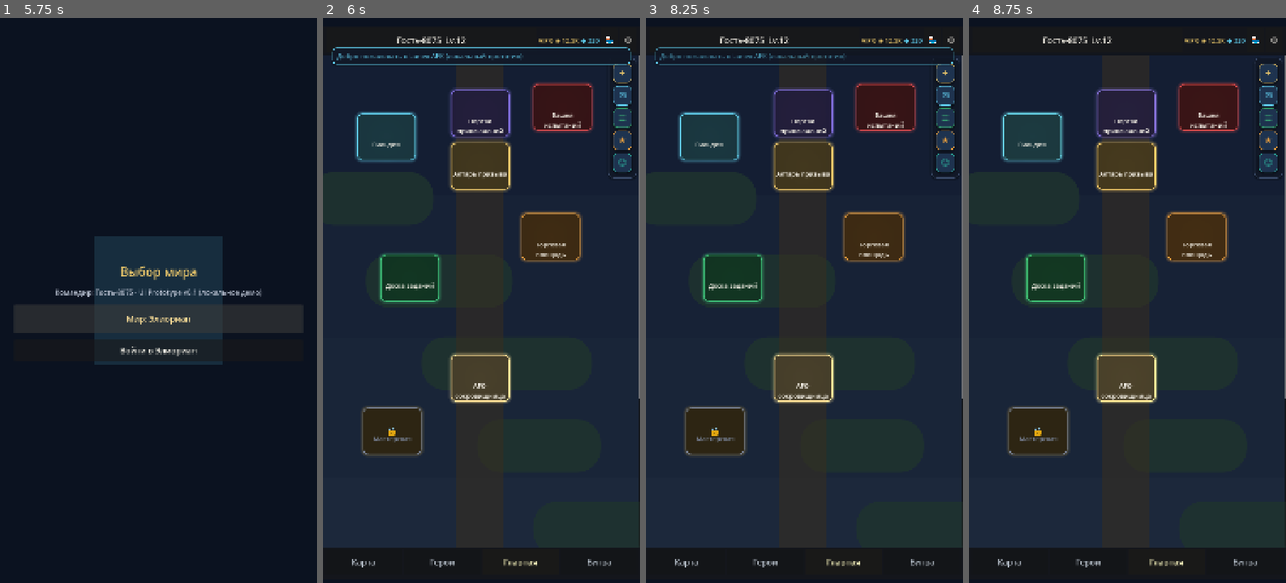
Above: before the commit, frames 1-4 (left to right).
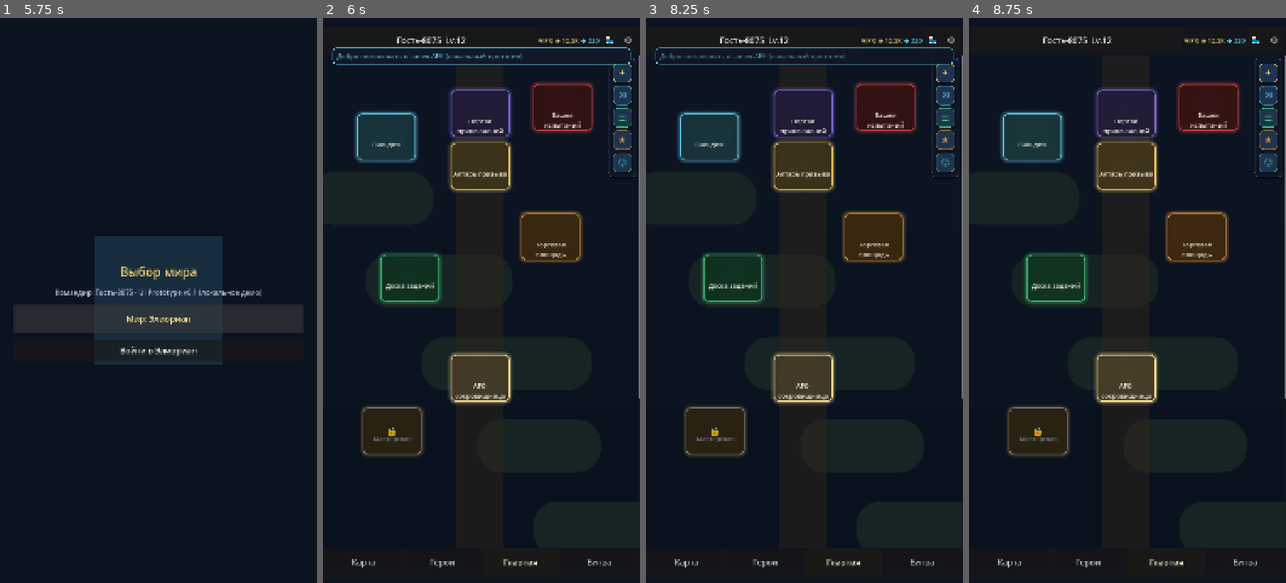
Above: after the commit, the same moments.

Repository: maillunex-lang/number5
Game: Godot game, scene res://scenes/bootstrap/splash.tscn
Same seed, same stepped clock (60 frames per second), same inputs: the game is played once before the commit and once after it.
Inputs (mouse positions are in pixels of both pictures, inside the frame that each line leads up to):
- Up to frame 1 (5.75 s): tap Enter at 0.5 s; move the mouse to (228, 272) at 0.52 s; click (228, 272) at 0.67 s; move the mouse to (95, 328) at 1.27 s; click (95, 328) at 1.42 s; move the mouse to (190, 176) at 2.02 s; click (190, 176) at 2.17 s; click (158, 57) at 2.77 s; type "12" at 2.85 s; click (158, 80) at 3 s; type "12" at 3.08 s; click "Войти (локальное демо)" at 3.5 s; click "Гостевой вход" at 4.25 s; click "Мир: Элиориан" at 5 s
- Up to frame 2 (6 s): click "Войти в Элиориан" at 5.75 s
- Up to frame 3 (8.25 s): click "Гость-8075 Lv.12" at 6.5 s; click "🏪" at 7.25 s; click "⚙" at 8 s
- Up to frame 4 (8.75 s): no input

Frame 1 is identical in both runs. In frame 2, 14% of the frame differs, in the area x 0-100%, y 8-94%; in frame 3, 14%; in frame 4, 14%.

Commit message:
feat(admin-studio): Visual Editor 2.0 hub phone preview
Add Godot-like 9:16 phone frame for hub editing: drag/resize
buildings, side-rail buttons, background gradients, ambient/glow/
vignette. Extend hub.json look + side_rail_layout; Godot hub reads them.

Co-authored-by: maillunex-lang <maillunex-lang@users.noreply.github.com>

Diff:
--- a/content/packages/0.1.0/hub.json
+++ b/content/packages/0.1.0/hub.json
@@ -3,7 +3,26 @@
   "parallax": {
     "far_bands": 4,
     "mid_hills": 6,
-    "path_width": 160
+    "path_width": 160,
+    "far_factor": 0.35,
+    "mid_factor": 0.18
+  },
+  "look": {
+    "sky_top": "#101a2c",
+    "sky_mid": "#132038",
+    "sky_bottom": "#0b1220",
+    "mid_color": "#1f332e",
+    "path_color": "#382e1f8c",
+    "ambient": 0.92,
+    "glow": 0.45,
+    "vignette": 0.28,
+    "show_shell": true
+  },
+  "side_rail_layout": {
+    "offset_right": 12,
+    "offset_top": 12,
+    "button_size": 64,
+    "gap": 10
   },
   "buildings": [
     {
@@ -97,10 +116,10 @@
     }
   ],
   "side_rail": [
-    { "id": "events", "icon": "✦", "tip": "События", "route": "HUB-04", "color": "#E8C56A" },
-    { "id": "mail", "icon": "✉", "tip": "Почта", "route": "SOCIAL-04", "color": "#5EC8E8" },
-    { "id": "quests", "icon": "☰", "tip": "Задания", "route": "HUB-03", "color": "#3DBE7A" },
-    { "id": "rewards", "icon": "★", "tip": "Награды", "route": "GLOBAL-01", "color": "#E09A3E" },
-    { "id": "social", "icon": "☺", "tip": "Соц.", "route": "SOCIAL-01", "color": "#2A9B8F" }
+    { "id": "events", "icon": "✦", "tip": "События", "route": "HUB-04", "color": "#E8C56A", "size": 64 },
+    { "id": "mail", "icon": "✉", "tip": "Почта", "route": "SOCIAL-04", "color": "#5EC8E8", "size": 64 },
+    { "id": "quests", "icon": "☰", "tip": "Задания", "route": "HUB-03", "color": "#3DBE7A", "size": 64 },
+    { "id": "rewards", "icon": "★", "tip": "Награды", "route": "GLOBAL-01", "color": "#E09A3E", "size": 64 },
+    { "id": "social", "icon": "☺", "tip": "Соц.", "route": "SOCIAL-01", "color": "#2A9B8F", "size": 64 }
   ]
 }
--- a/scenes/hub/hub_root.gd
+++ b/scenes/hub/hub_root.gd
@@ -1,5 +1,5 @@
 extends Control
-## Живой вертикальный 2.5D-хаб. HUB-CAMERA-001 D / HUB-BUILD-001 C
+## Живой вертикальный 2.5D-хаб. Данные и атмосфера — из контент-пакета.
 
 @onready var _scroll: ScrollContainer = $Scroll
 @onready var _world: Control = $Scroll/World
@@ -9,18 +9,24 @@
 @onready var _buildings: Control = $Scroll/World/Buildings
 @onready var _fx: Control = $Scroll/World/FX
 @onready var _side_rail: VBoxContainer = $SideRail/Col
+@onready var _side_rail_panel: PanelContainer = $SideRail
 
 const WORLD_H := 2400.0
 const WORLD_W := 1080.0
 
 var _building_defs: Array[Dictionary] = []
 var _pulse_nodes: Array[Control] = []
+var _look: Dictionary = {}
+var _parallax: Dictionary = {}
+var _rail_layout: Dictionary = {}
+var _vignette: ColorRect
 
 func _ready() -> void:
 	_load_layout_from_package()
 	_build_parallax()
 	_build_buildings()
 	_build_quick()
+	_apply_look_modulate()
 	_scroll.scroll_vertical = int(UIStateManager.hub_scroll_y)
 	_scroll.gui_input.connect(_on_scroll_input)
 	await get_tree().process_frame
@@ -35,9 +41,13 @@
 	var ww := float(world.get("width", WORLD_W))
 	var wh := float(world.get("height", WORLD_H))
 	_world.custom_minimum_size = Vector2(ww, wh)
+	_look = ContentPackageLoader.hub.get("look", {})
+	_parallax = ContentPackageLoader.hub.get("parallax", {})
+	_rail_layout = ContentPackageLoader.hub.get("side_rail_layout", {})
 	_building_defs.clear()
 	for raw in ContentPackageLoader.get_hub_buildings():
 		var b: Dictionary = raw
+		var size: Dictionary = b.get("size", {"w": 200, "h": 160})
 		_building_defs.append({
 			"id": str(b.get("id", "")),
 			"name": str(b.get("name", "")),
@@ -48,14 +58,18 @@
 			"req": str(b.get("req", "")),
 			"color": Color(str(b.get("color", "#E8C56A"))),
 			"payload": b.get("payload", {}),
+			"w": float(size.get("w", 200)),
+			"h": float(size.get("h", 160)),
 		})
 
 func _on_content_reloaded() -> void:
 	_load_layout_from_package()
 	_clear(_buildings)
 	_clear(_fx)
+	_build_parallax()
 	_build_buildings()
 	_build_quick()
+	_apply_look_modulate()
 	_start_ambient()
 
 func _notification(what: int) -> void:
@@ -68,51 +82,82 @@
 	UIStateManager.hub_scroll_y = float(_scroll.scroll_vertical)
 	if ThemeManager.parallax_enabled:
 		var y := float(_scroll.scroll_vertical)
-		_far.position.y = y * 0.35
-		_mid.position.y = y * 0.18
+		var far_f := float(_parallax.get("far_factor", 0.35))
+		var mid_f := float(_parallax.get("mid_factor", 0.18))
+		_far.position.y = y * far_f
+		_mid.position.y = y * mid_f
 
 func _on_scroll_input(_ev: InputEvent) -> void:
 	pass
+
+func _apply_look_modulate() -> void:
+	var ambient := float(_look.get("ambient", 0.92))
+	_world.modulate = Color(ambient, ambient, ambient, 1.0)
 
 func _build_parallax() -> void:
 	_clear(_far)
 	_clear(_mid)
 	_clear(_near)
-	# Far sky bands
-	for i in 4:
+	if _vignette and is_instance_valid(_vignette):
+		_vignette.queue_free()
+		_vignette = null
+	var ww := _world.custom_minimum_size.x
+	var wh := _world.custom_minimum_size.y
+	var sky_top := Color(str(_look.get("sky_top", "#101a2c")))
+	var sky_mid := Color(str(_look.get("sky_mid", "#132038")))
+	var sky_bottom := Color(str(_look.get("sky_bottom", "#0b1220")))
+	var mid_color := Color(str(_look.get("mid_color", "#1f332e")))
+	var path_color := Color(str(_look.get("path_color", "#382e1f8c")))
+	var bands := int(_parallax.get("far_bands", 4))
+	var hills := int(_parallax.get("mid_hills", 6))
+	var path_w := float(_parallax.get("path_width", 160))
+
+	# Base sky gradient as stacked bands
+	for i in maxi(bands, 1):
 		var band := ColorRect.new()
-		band.size = Vector2(WORLD_W, 500)
-		band.position = Vector2(0, i * 480)
-		var t := i / 4.0
-		band.color = Color(0.08 + t * 0.04, 0.12 + t * 0.05, 0.2 + t * 0.04, 1)
+		band.size = Vector2(ww, wh / float(maxi(bands, 1)) + 40.0)
+		band.position = Vector2(0, i * (wh / float(maxi(bands, 1))))
+		var t := float(i) / float(maxi(bands - 1, 1))
+		band.color = sky_top.lerp(sky_mid, clamp(t * 1.2, 0.0, 1.0)).lerp(sky_bottom, clamp(t, 0.0, 1.0))
 		band.mouse_filter = Control.MOUSE_FILTER_IGNORE
 		_far.add_child(band)
-	# Mid hills
-	for i in 6:
+
+	for i in hills:
 		var hill := Panel.new()
 		hill.size = Vector2(420 + (i % 3) * 80, 180)
 		hill.position = Vector2((i * 190) % 900 - 40, 400 + i * 280)
 		var st := StyleBoxFlat.new()
-		st.bg_color = Color(0.12, 0.2, 0.18, 0.85)
+		st.bg_color = Color(mid_color.r, mid_color.g, mid_color.b, 0.85)
 		st.set_corner_radius_all(80)
 		hill.add_theme_stylebox_override("panel", st)
 		hill.mouse_filter = Control.MOUSE_FILTER_IGNORE
 		_mid.add_child(hill)
-	# Near ground path
+
 	var path := ColorRect.new()
-	path.size = Vector2(160, WORLD_H)
-	path.position = Vector2(WORLD_W * 0.5 - 80, 0)
-	path.color = Color(0.22, 0.18, 0.12, 0.55)
+	path.size = Vector2(path_w, wh)
+	path.position = Vector2(ww * 0.5 - path_w * 0.5, 0)
+	path.color = path_color
 	path.mouse_filter = Control.MOUSE_FILTER_IGNORE
 	_near.add_child(path)
+
+	var vig_a := float(_look.get("vignette", 0.28))
+	if vig_a > 0.01:
+		_vignette = ColorRect.new()
+		_vignette.set_anchors_and_offsets_preset(Control.PRESET_FULL_RECT)
+		_vignette.color = Color(0, 0, 0, vig_a * 0.55)
+		_vignette.mouse_filter = Control.MOUSE_FILTER_IGNORE
+		_fx.add_child(_vignette)
 
 func _build_buildings() -> void:
 	_clear(_buildings)
 	_pulse_nodes.clear()
+	var glow_str := float(_look.get("glow", 0.45))
 	for def in _building_defs:
+		var bw: float = def.w
+		var bh: float = def.h
 		var btn := Button.new()
-		btn.custom_minimum_size = Vector2(200, 160)
-		btn.position = Vector2(float(def.x) - 100, float(def.y) - 80)
+		btn.custom_minimum_size = Vector2(bw, bh)
+		btn.position = Vector2(float(def.x) - bw * 0.5, float(def.y) - bh * 0.5)
 		btn.text = ""
 		btn.flat = true
 		btn.focus_mode = Control.FOCUS_NONE
@@ -125,8 +170,8 @@
 		st.border_color = c if not def.locked else LunexColors.TEXT_MUTED
 		st.set_border_width_all(3)
 		st.set_corner_radius_all(18)
-		st.shadow_color = Color(c.r, c.g, c.b, 0.35)
-		st.shadow_size = 10
+		st.shadow_color = Color(c.r, c.g, c.b, 0.25 + glow_str * 0.35)
+		st.shadow_size = int(6 + glow_str * 14)
 		panel.add_theme_stylebox_override("panel", st)
 		btn.add_child(panel)
 		var title := Label.new()
@@ -155,19 +200,26 @@
 		var captured := def
 		btn.pressed.connect(func(): _on_building(captured))
 		_buildings.add_child(btn)
-		# Soft highlight glow
 		var glow := TextureRect.new()
 		glow.texture = AssetLoader.make_radial_glow(c, 96)
 		glow.position = Vector2(float(def.x) - 90, float(def.y) - 90)
 		glow.size = Vector2(180, 180)
 		glow.mouse_filter = Control.MOUSE_FILTER_IGNORE
-		glow.modulate.a = 0.45 if not def.locked else 0.15
+		glow.modulate.a = (0.2 + glow_str * 0.55) if not def.locked else 0.12
 		_fx.add_child(glow)
 
 func _build_quick() -> void:
-	# Vertical icon rail from content package (HUB-ACCESS-001 B).
 	for c in _side_rail.get_children():
 		c.queue_free()
+	var off_r := float(_rail_layout.get("offset_right", 12))
+	var off_t := float(_rail_layout.get("offset_top", 12))
+	var btn_size := float(_rail_layout.get("button_size", 64))
+	var gap := int(_rail_layout.get("gap", 10))
+	_side_rail_panel.offset_right = -off_r
+	_side_rail_panel.offset_top = off_t
+	_side_rail_panel.offset_left = -(off_r + btn_size + 28)
+	_side_rail_panel.offset_bottom = off_t + 5.0 * (btn_size + gap) + 36.0
+	_side_rail.add_theme_constant_override("separation", gap)
 	$SideRail.add_theme_stylebox_override(
 		"panel",
 		UIFactory.panel_style(Color(0.07, 0.1, 0.16, 0.82), LunexColors.FRAME_OUTER, 18, 1)
@@ -176,11 +228,12 @@
 	for it_raw in items:
 		var it: Dictionary = it_raw
 		var b := Button.new()
-		b.custom_minimum_size = Vector2(64, 64)
+		var sz := float(it.get("size", btn_size))
+		b.custom_minimum_size = Vector2(sz, sz)
 		b.text = str(it.get("icon", "•"))
 		b.tooltip_text = str(it.get("tip", ""))
 		b.focus_mode = Control.FOCUS_NONE
-		b.add_theme_font_size_override("font_size", 30)
+		b.add_theme_font_size_override("font_size", int(sz * 0.47))
 		var st := UIFactory.button_styles()
 		var accent := Color(str(it.get("color", "#E8C56A")))
 		var normal: StyleBoxFlat = (st["normal"] as StyleBoxFlat).duplicate()
Not shown, changed: admin-studio/src/App.tsx
Not shown, added: admin-studio/src/components/HubPhonePreview.tsx
Not shown, added: admin-studio/src/components/PhoneFrame.tsx
Not shown, changed: admin-studio/src/pages/Dashboard.tsx
Not shown, changed: admin-studio/src/pages/HubEditor.tsx
Not shown, changed: content/packages/0.1.0/manifest.json
Not shown, changed: admin-studio/src/types/content.ts
Not shown, changed: docs/ADMIN_STUDIO.md
Not shown, changed: docs/CONTENT_PACKAGE_SCHEMA.md
Not shown, changed: docs/ROADMAP.md
Not shown, changed: docs/STATUS.md
